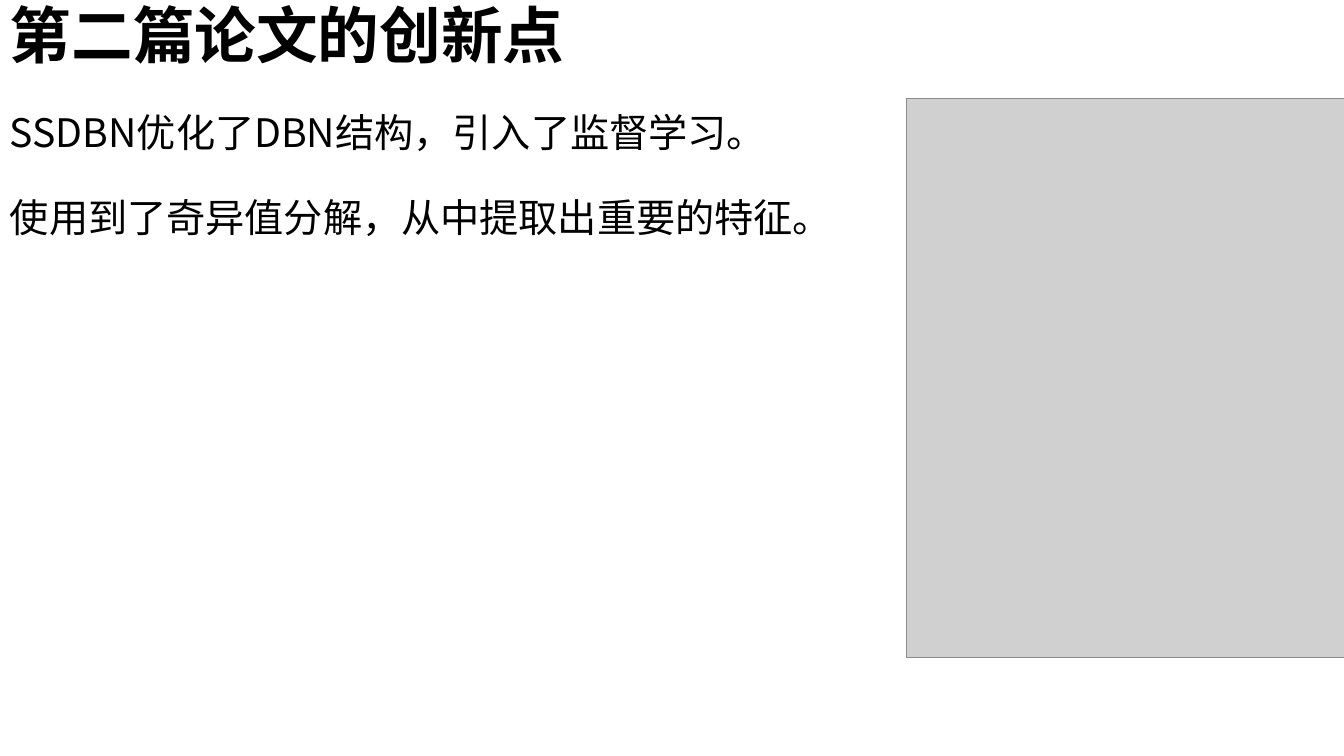
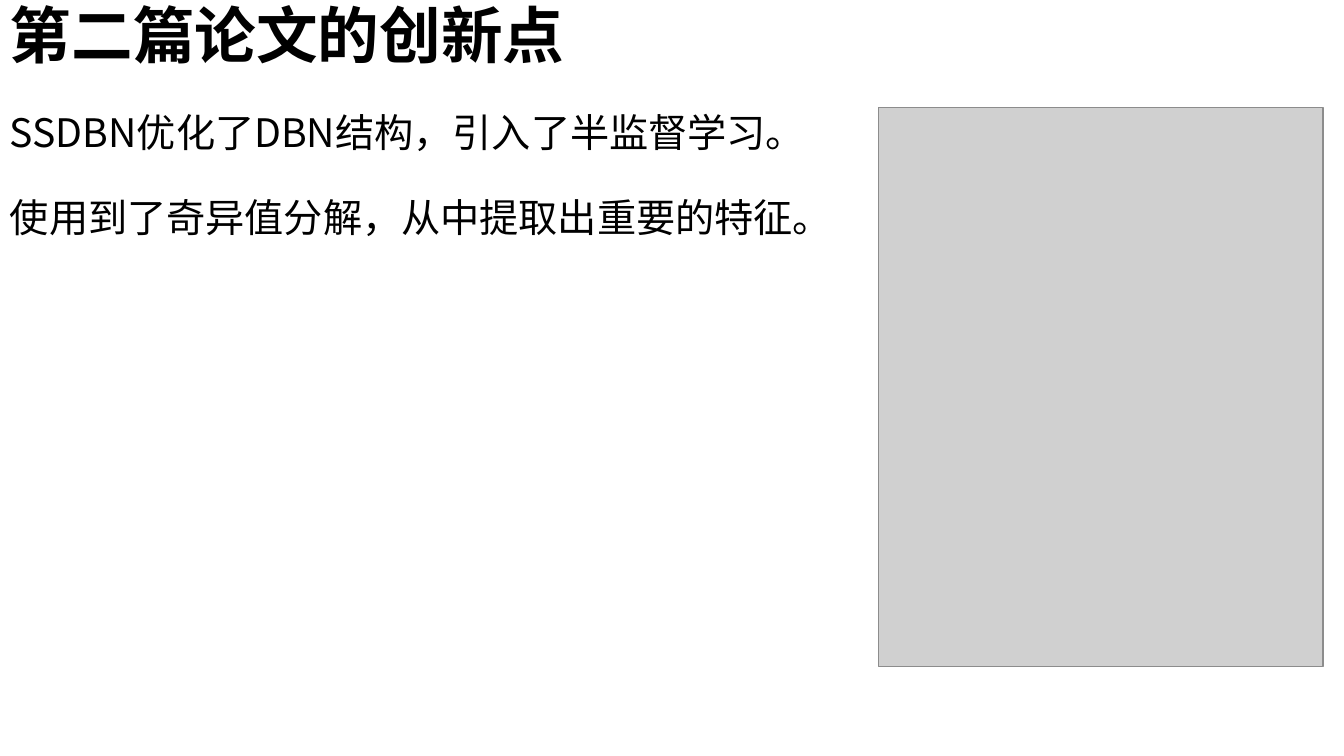
Before and after one commit to wjsun357/Intelligent-Software-Project-Training, a slide deck: slide 13 of Report/汇总报告.pptx (slide 15 before the commit). Drawn at 1344x756 pixels with LibreOffice and Linux fonts; fonts in the diff are those of the drawing; grey boxes stand for pictures. Boxes give left, top, right and bottom in pixels: in the first picture for what was removed or moved away, otherwise in the second. Text is boxed around its words. In the diff, an @@ line names an element or a change of style, - is before the commit and + after.

```diff
--- a/Report/汇总报告.pptx
+++ b/Report/汇总报告.pptx
@@ text at [10, 114, 805, 151]: text changed @@
-SSDBN优化了DBN结构，引入了监督学习。
+SSDBN优化了DBN结构，引入了半监督学习。
@@ picture: place and size @@
-picture at [906, 99, 1344, 657]
+picture at [878, 108, 1323, 666]
```
Also in this commit, not shown: 6 other slides changed, 5 slides added, 6 slides removed, 6 other files.
